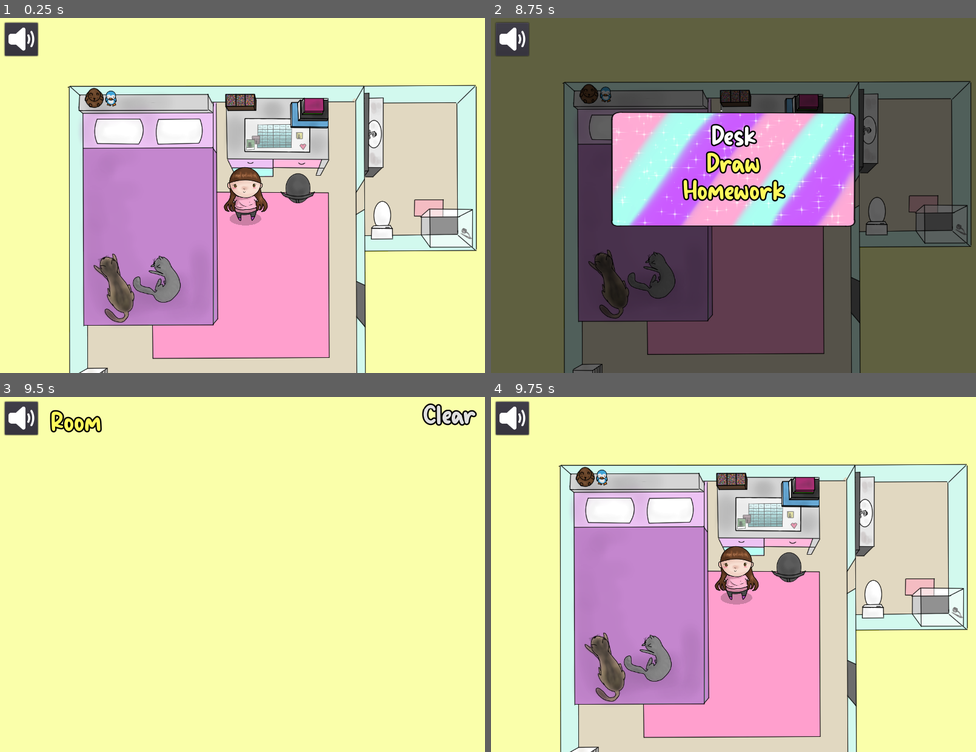
Above: before the commit, frames 1-4 (two rows, left to right).
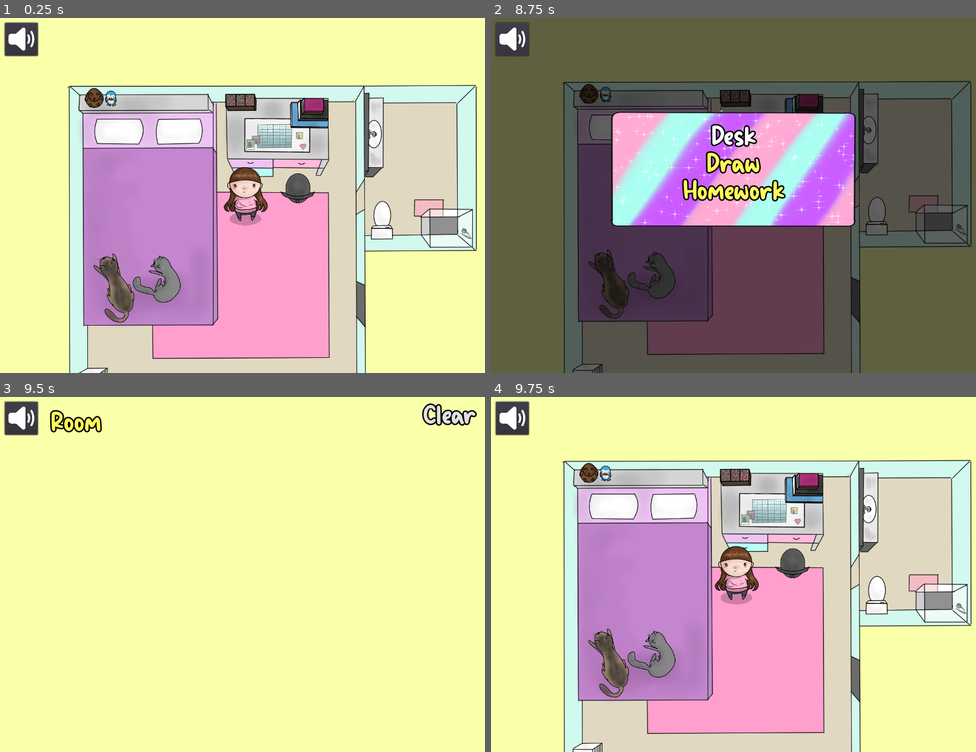
Above: after the commit, the same moments.

Repository: A-Walrus/Jessy
Game: Godot game, scene res://Scenes/World.tscn
Two runs of this game, one before a commit and one after it. Both use one fixed random seed, a clock stepped at 60 frames per second and the inputs below. Sound files missing from this copy of the repository are replaced by a short silence.
Inputs (mouse positions are in pixels of both pictures, inside the frame that each line leads up to):
- Up to frame 1 (0.25 s): no input
- Up to frame 2 (8.75 s): tap Enter (ui_accept) at 0.5, 2.3, 5.3, 6.5, 6.77, 6.8, 7.07, 8.1 s; drag from (942, 227) to (641, 174) at 0.52 s; drag from (544, 177) to (845, 231) at 1.27 s; move the mouse to (617, 287) at 2.02 s; press the mouse at (617, 287) at 2.03 s; release the mouse at (617, 287) at 2.75 s; drag from (801, 312) to (641, 74) at 2.77 s; drag from (811, 64) to (626, 262) at 3.52 s; drag from (777, 74) to (554, 117) at 4.27 s; move the mouse to (626, 156) at 5.02 s; press the mouse at (626, 156) at 5.03 s; tap Escape (escape) at 5.65 s; release the mouse at (626, 156) at 5.75 s; drag from (660, 106) to (772, 128) at 5.77 s; move the mouse to (840, 177) at 6.52 s; press the mouse at (840, 177) at 6.53 s; release the mouse at (840, 177) at 7.25 s; drag from (636, 213) to (685, 131) at 7.27 s; move the mouse to (782, 117) at 8.02 s; click (782, 117) at 8.17 s
- Up to frame 3 (9.5 s): click "Draw" at 8.75 s
- Up to frame 4 (9.75 s): click "Room" at 9.5 s

Frames 1-3 are identical in both runs. In frame 4, 17% of the frame differs, in the area x 13-100%, y 17-100%.

Commit message:
keep last position on change with button

Diff:
--- a/Jessy/Scripts/Button.gd
+++ b/Jessy/Scripts/Button.gd
@@ -15,6 +15,8 @@
 	if not Globals.justClicked:
 		if mode.find('C')!=-1:
 			get_tree().change_scene("res://Scenes/"+scene+".tscn")
+			if get_node("/root/World/Navigation2D/Jessy")!=null:
+				Globals.lastpos = get_node("/root/World/Navigation2D/Jessy").position
 		if mode.find('SH')!=-1:
 			for s in show:
 				get_node(s).show()
--- a/Jessy/Scripts/Clickable.gd
+++ b/Jessy/Scripts/Clickable.gd
@@ -12,7 +12,8 @@
 		if Input.is_action_just_pressed("click") and inside and close():
 			if mode=="C":
 				get_tree().change_scene("res://Scenes/"+scene+".tscn")
-				Globals.lastpos = get_node("../Navigation2D/Jessy").position
+				if get_node("/root/World/Navigation2D/Jessy")!=null:
+					Globals.lastpos = get_node("/root/World/Navigation2D/Jessy").position
 			elif mode=="S":
 				for a in show:
 					get_node(a).show()
